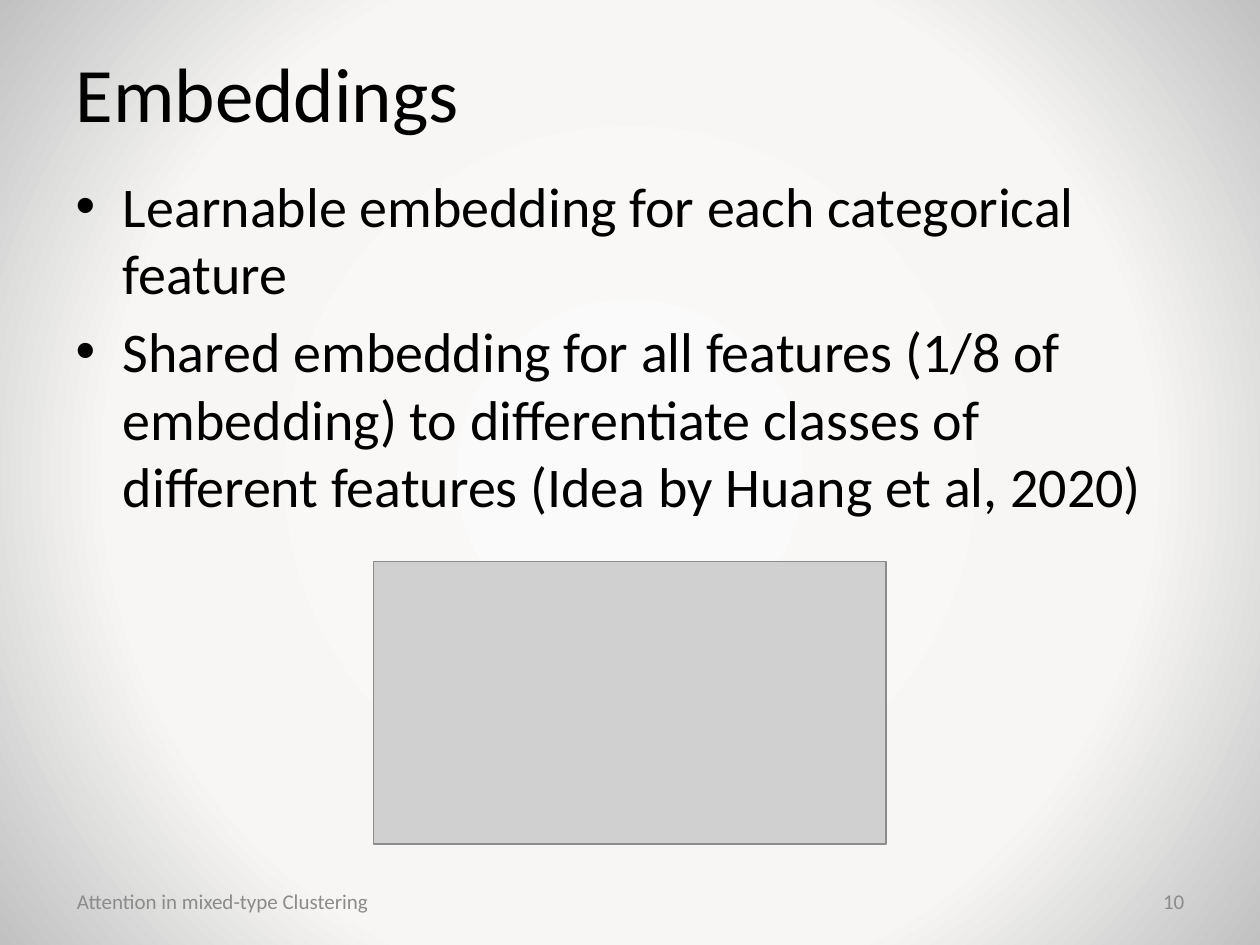
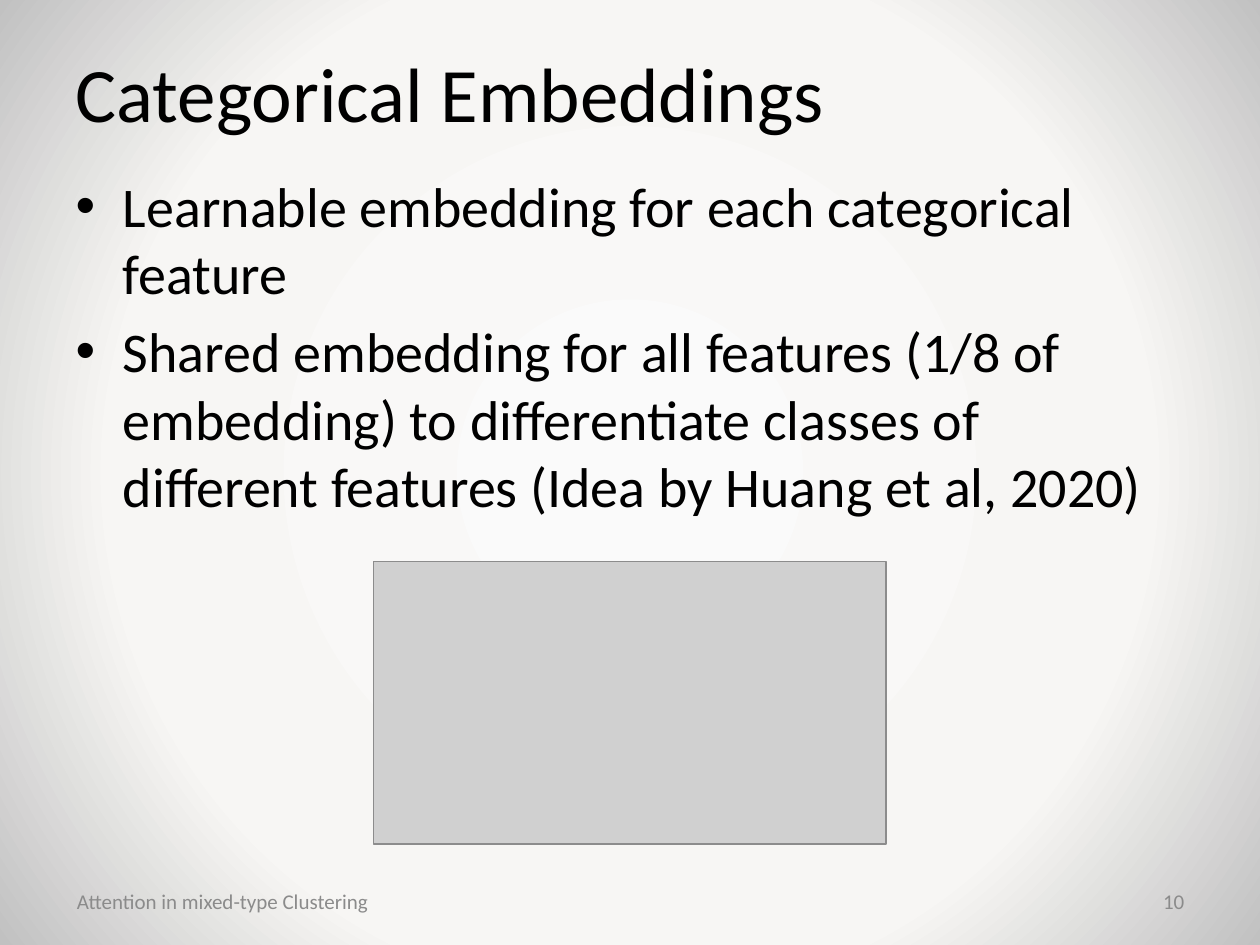
Before and after one commit to jaanisfehling/attention-mixed-type-clustering, a slide deck: slide 10 of presentation.pptx. Drawn at 1260x945 pixels with LibreOffice and Linux fonts; fonts in the diff are those of the drawing; grey boxes stand for pictures; background and template pictures are left out. Boxes give left, top, right and bottom in pixels: in the first picture for what was removed or moved away, otherwise in the second. Text is boxed around its words. In the diff, an @@ line names an element or a change of style, - is before the commit and + after.

```diff
--- a/presentation.pptx
+++ b/presentation.pptx
@@ title at bbox=[76, 68, 824, 136]: text changed @@
-Embeddings
+Categorical Embeddings
```
Also in this commit, not shown: 9 other slides changed, 2 slides added.
